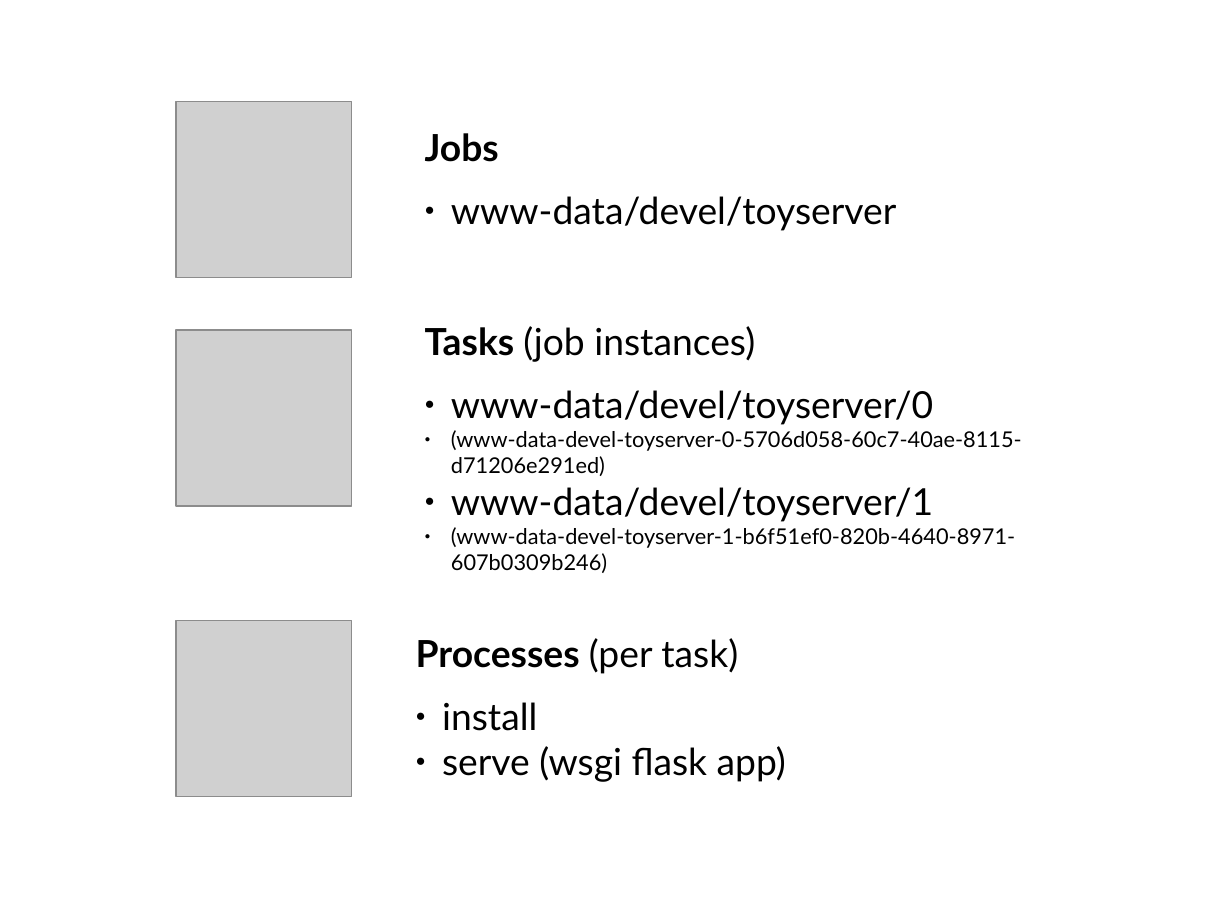
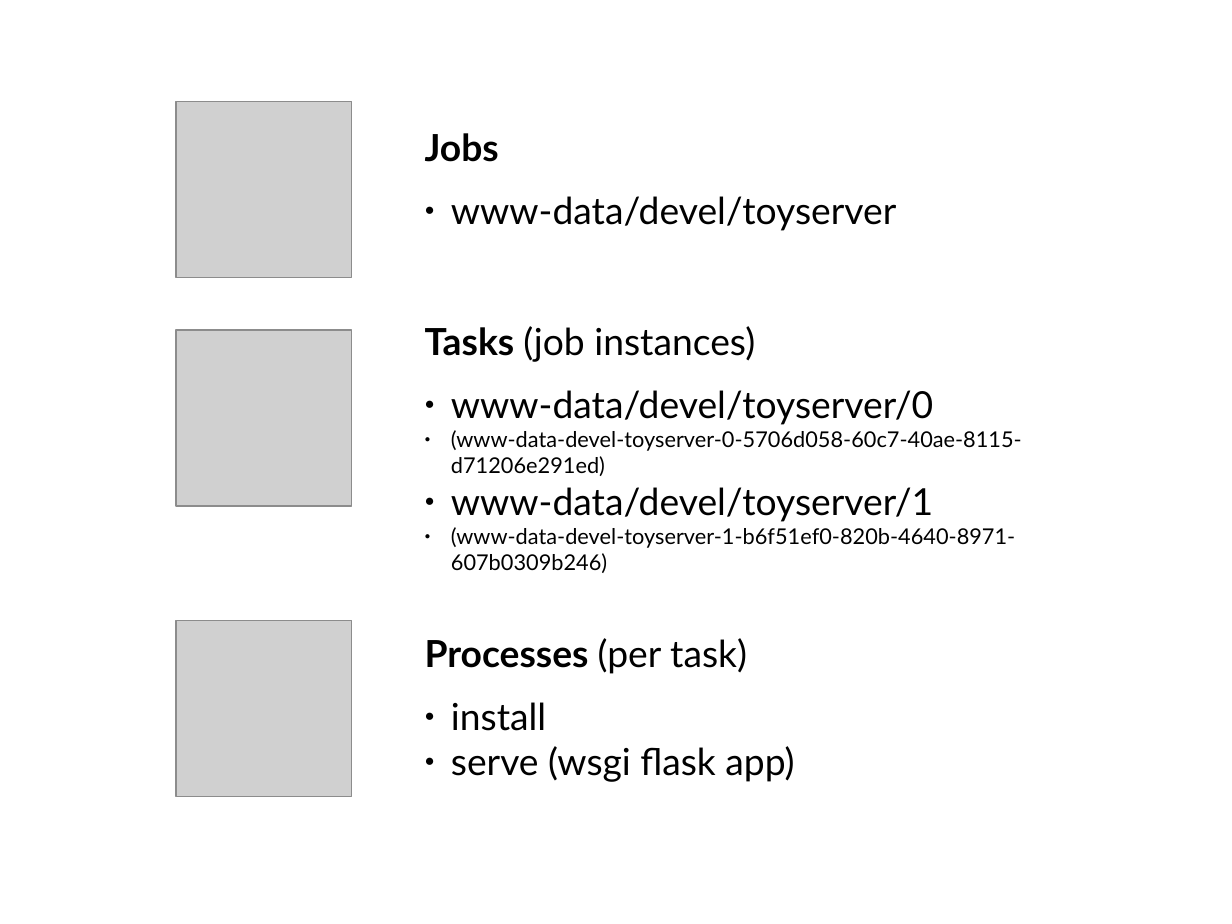
Before and after one commit to StephanErb/aurora-expedition, a slide deck: slide 9 of slides/introduction.odp (slide 7 before the commit). Drawn at 1232x924 pixels with LibreOffice and Linux fonts; fonts in the diff are those of the drawing; grey boxes stand for pictures. Boxes give left, top, right and bottom in pixels: in the first picture for what was removed or moved away, otherwise in the second. Text is boxed around its words. In the diff, an @@ line names an element or a change of style, - is before the commit and + after.

```diff
--- a/slides/introduction.odp
+++ b/slides/introduction.odp
@@ text "Processes (per task)": place and size @@
-text "Processes (per task)" at (416,638,786,782)
+text "Processes (per task)" at (425,638,794,782)
```
Also in this commit, not shown: 3 other slides changed, 3 slides added, 1 slide removed, 1 other file.
